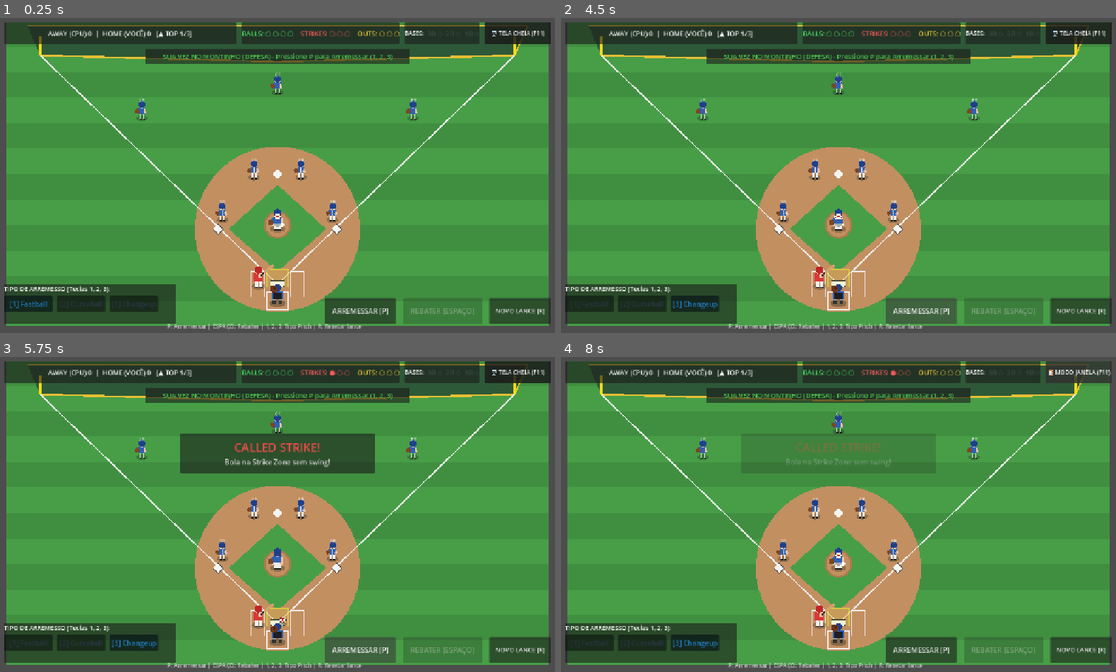
Above: before the commit, frames 1-4 (two rows, left to right).
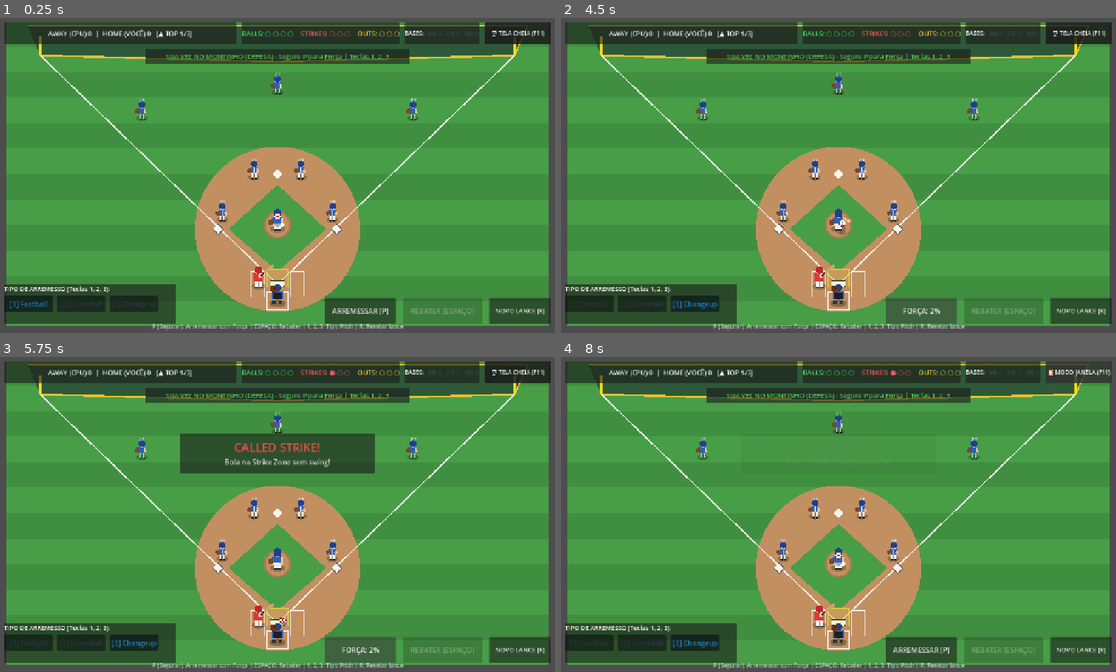
Above: after the commit, the same moments.

Repository: heliak23/jogo-baseball
Game: Godot game, scene res://scenes/game/main.tscn
The game is run twice, just before and just after one commit, with the same random seed, the same clock (stepped at 60 frames per second) and the same inputs.
Inputs:
- Up to frame 1 (0.25 s): no input
- Up to frame 2 (4.5 s): click "🖥️ TELA CHEIA (F11)" at 0.5 s; click "🪟 MODO JANELA (F11)" at 1.25 s; click "[1] Fastball" at 2 s; click "[2] Curveball" at 2.75 s; click "[3] Changeup" at 3.5 s; click "ARREMESSAR [P]" at 4.25 s
- Up to frame 3 (5.75 s): click "ARREMESSAR [P]" (after the commit: "FORÇA: 2%") at 5 s
- Up to frame 4 (8 s): click "REBATER [ESPAÇO]" at 5.75 s; click "NOVO LANCE [R]" at 6.5 s; click "🖥️ TELA CHEIA (F11)" at 7.25 s

The runs differ from the first frame. In frame 1, 0.8% of the frame differs, in the area x 27-73%, y 11-99%; in frame 2, 1.0%; in frame 3, 0.9%; in frame 4, 1.0%.

Commit message:
feat: implement core gameplay manager, pitching mechanics, and testing suite for baseball game

Diff:
--- a/scenes/ui/hud.tscn
+++ b/scenes/ui/hud.tscn
@@ -243,7 +243,7 @@
 grow_vertical = 0
 theme_override_colors/font_color = Color(0.9, 0.9, 0.9, 0.75)
 theme_override_font_sizes/font_size = 13
-text = "P: Arremessar | ESPAÇO: Rebater | 1, 2, 3: Tipo Pitch | R: Resetar lance"
+text = "P (Segurar): Arremessar com Força | ESPAÇO: Rebater | 1, 2, 3: Tipo Pitch | R: Resetar lance"
 
 [node name="GameOverPanel" type="PanelContainer" parent="."]
 visible = false
--- a/scripts/ball/ball.gd
+++ b/scripts/ball/ball.gd
@@ -36,7 +36,19 @@
 var pitch_timer: float = 0.0
 var pitch_type: PitchType = PitchType.FASTBALL
 var pitch_curve_strength: float = 0.0
+var pitch_speed: float = 0.0
 var crossed_plate: bool = false
+
+# Propriedade de velocidade calculada para compatibilidade de testes e leituras
+var velocity: Vector2:
+	get:
+		if current_state == State.PITCHING:
+			var dir = (pitch_target - pitch_start).normalized()
+			var spd = pitch_start.distance_to(pitch_target) / maxf(pitch_duration, 0.01)
+			return dir * spd
+		elif current_state == State.HIT or current_state == State.GROUND_ROLL:
+			return velocity_ground
+		return Vector2.ZERO
 
 # Limites do campo para reflexão/quique
 var bounce_dampening: float = 0.50
@@ -57,12 +69,13 @@
 	velocity_ground = Vector2.ZERO
 	velocity_z = 0.0
 	pitch_timer = 0.0
+	pitch_speed = 0.0
 	crossed_plate = false
 	bounces_count = 0
 	position = ground_pos + Vector2(0, -height)
 	queue_redraw()
 
-func start_pitch(start_pos: Vector2, target_pos: Vector2, type: PitchType) -> void:
+func start_pitch(start_pos: Vector2, target_pos: Vector2, type: PitchType, speed_param: float = 0.0) -> void:
 	current_state = State.PITCHING
 	ground_pos = start_pos
 	pitch_start = start_pos
@@ -71,16 +84,27 @@
 	pitch_timer = 0.0
 	crossed_plate = false
 	height = 24.0 # Altura de lançamento das mãos do pitcher
+	pitch_speed = speed_param
+
+	var distance = start_pos.distance_to(target_pos)
+	if pitch_speed > 0.0:
+		# Duração calculada estritamente pela velocidade do arremesso
+		pitch_duration = maxf(distance / pitch_speed, 0.22)
+	else:
+		match pitch_type:
+			PitchType.FASTBALL:
+				pitch_duration = 0.46 # Rápida, direta
+			PitchType.CURVEBALL:
+				pitch_duration = 0.62 # Mais lenta com curva acentuada
+			PitchType.CHANGEUP:
+				pitch_duration = 0.72 # Bem mais lenta, quebra o timing
 
 	match pitch_type:
 		PitchType.FASTBALL:
-			pitch_duration = 0.46 # Rápida, direta
 			pitch_curve_strength = 0.0
 		PitchType.CURVEBALL:
-			pitch_duration = 0.62 # Mais lenta com curva acentuada
 			pitch_curve_strength = 48.0
 		PitchType.CHANGEUP:
-			pitch_duration = 0.72 # Bem mais lenta, quebra o timing
 			pitch_curve_strength = -18.0
 
 	position = ground_pos + Vector2(0, -height)
--- a/scripts/game/game_manager.gd
+++ b/scripts/game/game_manager.gd
@@ -127,35 +127,43 @@
 			_enter_game_over()
 
 func _unhandled_input(event: InputEvent) -> void:
-	if event is InputEventKey and event.pressed and not event.echo:
-		if event.keycode == KEY_R:
-			if current_state == MatchState.GAME_OVER:
-				start_new_match()
-			else:
-				reset_pitch_play()
-
-		# Controles de Pitch pelo PLAYER (somente quando estiver na DEFESA)
-		if is_top_inning and current_state == MatchState.AT_BAT:
-			match event.keycode:
-				KEY_1:
-					if pitcher: pitcher.set_pitch_type(1)
-				KEY_2:
-					if pitcher: pitcher.set_pitch_type(2)
-				KEY_3:
-					if pitcher: pitcher.set_pitch_type(3)
-				KEY_P:
-					_on_hud_pitch_pressed()
-
-		# Controle de Swing pelo PLAYER (somente quando estiver no ATAQUE)
-		if not is_top_inning and (current_state == MatchState.PITCH or current_state == MatchState.BALL_IN_PLAY):
-			if event.keycode == KEY_SPACE:
-				_on_hud_swing_pressed()
+	if event is InputEventKey:
+		if event.pressed and not event.echo:
+			if event.keycode == KEY_R:
+				if current_state == MatchState.GAME_OVER:
+					start_new_match()
+				else:
+					reset_pitch_play()
+
+			# Controles de Pitch pelo PLAYER (somente quando estiver na DEFESA)
+			if is_top_inning and current_state == MatchState.AT_BAT:
+				match event.keycode:
+					KEY_1:
+						if pitcher: pitcher.set_pitch_type(1)
+					KEY_2:
+						if pitcher: pitcher.set_pitch_type(2)
+					KEY_3:
+						if pitcher: pitcher.set_pitch_type(3)
+					KEY_P:
+						_on_hud_pitch_button_down()
+
+			# Controle de Swing pelo PLAYER (somente quando estiver no ATAQUE)
+			if not is_top_inning and (current_state == MatchState.PITCH or current_state == MatchState.BALL_IN_PLAY):
+				if event.keycode == KEY_SPACE:
+					_on_hud_swing_pressed()
+
+		elif not event.pressed:
+			# Soltura do botão P (just_released) dispara o arremesso carregado
+			if is_top_inning and event.keycode == KEY_P:
+				_on_hud_pitch_button_up()
 
 func _connect_signals() -> void:
 	if pitcher:
 		pitcher.pitch_started.connect(_on_pitch_started)
 		pitcher.pitch_released.connect(_on_pitch_released)
 		pitcher.pitch_type_changed.connect(_on_pitch_type_changed)
+		if pitcher.has_signal("charge_updated"):
+			pitcher.charge_updated.connect(_on_pitcher_charge_updated)
 
 	if batter:
 		batter.swing_started.connect(_on_batter_swing_started)
@@ -169,6 +177,10 @@
 
 	if hud:
 		hud.pitch_button_pressed.connect(_on_hud_pitch_pressed)
+		if hud.has_signal("pitch_button_down"):
+			hud.pitch_button_down.connect(_on_hud_pitch_button_down)
+		if hud.has_signal("pitch_button_up"):
+			hud.pitch_button_up.connect(_on_hud_pitch_button_up)
 		hud.swing_button_pressed.connect(_on_hud_swing_pressed)
 		hud.reset_button_pressed.connect(reset_pitch_play)
 		hud.pitch_selected.connect(_on_hud_pitch_selected)
@@ -208,6 +220,8 @@
 		ball.reset_to_pos(Vector2(640, 480))
 	if pitcher:
 		pitcher.reset_ready()
+		if "is_player_controlled" in pitcher:
+			pitcher.is_player_controlled = is_top_inning
 	if batter:
 		batter.reset_stance()
 	if defense_manager:
@@ -228,12 +242,12 @@
 	if current_state != MatchState.AT_BAT or is_top_inning:
 		return
 
-	# CPU escolhe o pitch de forma variada e arremessa
+	# 1. CPU escolhe o pitch de forma variada (1: Fastball, 2: Curveball, 3: Changeup)
 	var roll = randf()
 	var pitch_choice = 1 # Fastball
-	if roll < 0.50:
+	if roll < 0.48:
 		pitch_choice = 1 # Fastball
-	elif roll < 0.80:
+	elif roll < 0.78:
 		pitch_choice = 2 # Curveball
 	else:
 		pitch_choice = 3 # Changeup
@@ -241,15 +255,26 @@
 	if pitcher:
 		pitcher.set_pitch_type(pitch_choice)
 		set_state(MatchState.PITCH)
-		pitcher.throw_pitch()
-
-func _on_pitch_released(type: int, start_pos: Vector2, target_pos: Vector2) -> void:
+
+		# 2. CPU simula o "charge" de forma aleatória com variação realista de hold
+		var max_hold = pitcher.max_charge_time if "max_charge_time" in pitcher else 1.2
+		var cpu_hold_time = randf_range(0.12, max_hold)
+
+		pitcher.start_charging()
+
+		var charge_timer = get_tree().create_timer(cpu_hold_time)
+		charge_timer.timeout.connect(func():
+			if is_instance_valid(pitcher) and pitcher.current_state == Pitcher.State.CHARGING:
+				pitcher.release_pitch()
+		)
+
+func _on_pitch_released(type: int, start_pos: Vector2, target_pos: Vector2, speed: float = 0.0) -> void:
 	if ball:
-		ball.start_pitch(start_pos, target_pos, type)
+		ball.start_pitch(start_pos, target_pos, type, speed)
 
 	# Se for a CPU no ATAQUE (PLAYER no montinho arremessando), a CPU decide se vai rebater
 	if is_top_inning:
-		_plan_cpu_swing(type, target_pos)
+		_plan_cpu_swing(type, target_pos, speed)
 
 func _calculate_cpu_swing_probability(pitch_type: int, is_in_zone: bool = true) -> float:
 	var base_chance = cpu_swing_chance_strike if is_in_zone else cpu_swing_chance_ball
@@ -284,7 +309,7 @@
 
 	return clampf(prob, 0.05, 0.98)
 
-func _plan_cpu_swing(pitch_type: int, target_pos: Vector2) -> void:
+func _plan_cpu_swing(pitch_type: int, target_pos: Vector2, _pitch_speed: float = 0.0) -> void:
 	# 1. Avalia se o arremesso está na Strike Zone
 	var is_in_zone = Baseball.STRIKE_ZONE_RECT.has_point(target_pos)
 
@@ -294,10 +319,12 @@
 		# CPU decidiu NÃO rebater (Take Pitch) -> resultará em Called Strike ou Ball
 		return
 
-	# Tempo estimado do arremesso até o Home Plate
-	var pitch_duration = 0.46
-	if pitch_type == 2: pitch_duration = 0.62
-	elif pitch_type == 3: pitch_duration = 0.72
+	# Duração real do arremesso até o Home Plate (obtida da física da bola)
+	var pitch_duration = ball.pitch_duration if ball and ball.pitch_duration > 0.0 else 0.46
+	if pitch_duration <= 0.0:
+		pitch_duration = 0.46
+		if pitch_type == 2: pitch_duration = 0.62
+		elif pitch_type == 3: pitch_duration = 0.72
 
 	# Momento ideal do swing para contato perfeito (0.10s antes da bola cruzar o plate)
 	var ideal_swing_delay = maxf(pitch_duration - 0.10, 0.04)
@@ -416,8 +443,24 @@
 
 # --- DISPARO DE AÇÕES PELO PLAYER ---
 
+func _on_pitcher_charge_updated(power: float) -> void:
+	if hud and hud.has_method("update_charge_feedback"):
+		hud.update_charge_feedback(power)
+
+func _on_hud_pitch_button_down() -> void:
+	# O Player só arremessa quando estiver na DEFESA (TOP) e no estado AT_BAT
+	if is_top_inning and current_state == MatchState.AT_BAT and pitcher:
+		if pitcher.current_state == Pitcher.State.READY:
+			set_state(MatchState.PITCH)
+			pitcher.start_charging()
+
+func _on_hud_pitch_button_up() -> void:
+	if is_top_inning and current_state == MatchState.PITCH and pitcher:
+		if pitcher.current_state == Pitcher.State.CHARGING:
+			pitcher.release_pitch()
+
 func _on_hud_pitch_pressed() -> void:
-	# O Player só arremessa quando estiver na DEFESA (TOP)
+	# Fallback para toque simples
 	if is_top_inning and current_state == MatchState.AT_BAT and pitcher:
 		set_state(MatchState.PITCH)
 		pitcher.throw_pitch()
@@ -428,7 +471,7 @@
 		batter.start_swing()
 
 func _on_hud_pitch_selected(type: int) -> void:
-	if is_top_inning and pitcher and current_state == MatchState.AT_BAT:
+	if is_top_inning and pitcher and (current_state == MatchState.AT_BAT or current_state == MatchState.PITCH):
 		pitcher.set_pitch_type(type)
 
 func _on_pitch_type_changed(type: int) -> void:
--- a/scripts/players/pitcher.gd
+++ b/scripts/players/pitcher.gd
@@ -2,8 +2,9 @@
 extends Node2D
 
 signal pitch_started(pitch_type: int)
-signal pitch_released(pitch_type: int, start_pos: Vector2, target_pos: Vector2)
+signal pitch_released(pitch_type: int, start_pos: Vector2, target_pos: Vector2, speed: float)
 signal pitch_type_changed(pitch_type: int)
+signal charge_updated(power: float)
 
 enum PitchType {
 	FASTBALL = 1,
@@ -13,18 +14,46 @@
 
 enum State {
 	READY,
+	CHARGING,
 	WINDUP,
 	RELEASE,
 	COOLDOWN
 }
 
+@export_group("Pitching Speeds & Charge")
+## Tempo máximo em segundos para atingir 100% de força no arremesso
+@export_range(0.5, 3.0, 0.1) var max_charge_time: float = 1.2
+
+@export_subgroup("Fastball Speeds (px/s)")
+## Velocidade mínima da Fastball (ao dar apenas um toque rápido)
+@export var fastball_speed_min: float = 270.0
+## Velocidade máxima da Fastball (ao segurar até a carga máxima)
+@export var fastball_speed_max: float = 400.0
+
+@export_subgroup("Curveball Speeds (px/s)")
+## Velocidade mínima da Curveball (ao dar apenas um toque rápido)
+@export var curveball_speed_min: float = 200.0
+## Velocidade máxima da Curveball (ao segurar até a carga máxima)
+@export var curveball_speed_max: float = 290.0
+
+@export_subgroup("Changeup Speeds (px/s)")
+## Velocidade mínima do Changeup (ao dar apenas um toque rápido)
+@export var changeup_speed_min: float = 140.0
+## Velocidade máxima do Changeup (ao segurar até a carga máxima)
+@export var changeup_speed_max: float = 210.0
+
+@export_group("Positions")
 @export var selected_pitch: PitchType = PitchType.FASTBALL
 @export var mound_position: Vector2 = Vector2(640, 480)
 @export var target_plate_position: Vector2 = Vector2(640, 620)
+@export var is_player_controlled: bool = true
 
 var current_state: State = State.READY
 var anim_timer: float = 0.0
 var arm_angle: float = 0.0
+var charge_timer: float = 0.0
+var current_charge_power: float = 0.0
+var cached_release_speed: float = 0.0
 
 # Cores do uniforme
 const COLOR_JERSEY = Color(0.18, 0.38, 0.72) # Azul do time
@@ -37,9 +66,10 @@
 	position = mound_position
 
 func _unhandled_input(event: InputEvent) -> void:
-	if current_state != State.READY:
-		return
-
+	if not is_player_controlled:
+		return
+
+	# 1. Seleção do Tipo de Arremesso (Teclas 1, 2, 3)
 	if event is InputEventKey and event.pressed and not event.echo:
 		match event.keycode:
 			KEY_1:
@@ -48,57 +78,121 @@
 				set_pitch_type(PitchType.CURVEBALL)
 			KEY_3:
 				set_pitch_type(PitchType.CHANGEUP)
-			KEY_P:
-				throw_pitch()
+
+	# 2. Mecânica de Força Hold to Pitch (Tecla P)
+	if event is InputEventKey and event.keycode == KEY_P:
+		if event.pressed and not event.echo:
+			if current_state == State.READY:
+				start_charging()
+		elif not event.pressed:
+			# just_released: solta o botão P para disparar o arremesso
+			if current_state == State.CHARGING:
+				release_pitch()
 
 func set_pitch_type(type: PitchType) -> void:
 	selected_pitch = type
 	pitch_type_changed.emit(int(selected_pitch))
 	queue_redraw()
 
+func get_speed_for_pitch(type: PitchType, power: float) -> float:
+	match type:
+		PitchType.FASTBALL:
+			return lerpf(fastball_speed_min, fastball_speed_max, power)
+		PitchType.CURVEBALL:
+			return lerpf(curveball_speed_min, curveball_speed_max, power)
+		PitchType.CHANGEUP:
+			return lerpf(changeup_speed_min, changeup_speed_max, power)
+		_:
+			return lerpf(fastball_speed_min, fastball_speed_max, power)
+
+func start_charging() -> void:
+	if current_state != State.READY:
+		return
+	current_state = State.CHARGING
+	charge_timer = 0.0
+	current_charge_power = 0.0
+	pitch_started.emit(int(selected_pitch))
+	charge_updated.emit(0.0)
+	queue_redraw()
+
+func release_pitch() -> void:
+	if current_state != State.CHARGING:
+		return
+	current_charge_power = clampf(charge_timer / max_charge_time, 0.0, 1.0)
+	cached_release_speed = get_speed_for_pitch(selected_pitch, current_charge_power)
+	current_state = State.RELEASE
+	anim_timer = 0.0
+	queue_redraw()
+
 func throw_pitch() -> void:
+	# Disparo direto (compatibilidade)
 	if current_state != State.READY:
 		return
-	current_state = State.WINDUP
-	anim_timer = 0.0
-	pitch_started.emit(int(selected_pitch))
+	start_charging()
+	release_pitch()
+
+func start_pitch(type: int = 1) -> void:
+	# Método compatível com testes automatizados
+	set_pitch_type(type as PitchType)
+	throw_pitch()
 
 func reset_ready() -> void:
 	current_state = State.READY
 	anim_timer = 0.0
 	arm_angle = 0.0
+	charge_timer = 0.0
+	current_charge_power = 0.0
+	cached_release_speed = 0.0
+	charge_updated.emit(0.0)
 	queue_redraw()
 
 func _process(delta: float) -> void:
 	match current_state:
+		State.CHARGING:
+			charge_timer += delta
+			current_charge_power = clampf(charge_timer / max_charge_time, 0.0, 1.0)
+			charge_updated.emit(current_charge_power)
+
+			# O braço recua para trás preparando o lançamento de acordo com a força
+			arm_angle = lerpf(0.0, -PI * 0.75, current_charge_power)
+
+			# Efeito de tremor sutil quando atinge carga máxima (100%)
+			if current_charge_power >= 1.0:
+				arm_angle += sin(charge_timer * 35.0) * 0.04
+
+			queue_redraw()
+
 		State.WINDUP:
+			# Compatibilidade se entrar em WINDUP direto
 			anim_timer += delta
 			arm_angle = lerpf(0.0, -PI * 0.75, anim_timer / 0.25)
 			if anim_timer >= 0.25:
+				current_charge_power = 0.5
+				cached_release_speed = get_speed_for_pitch(selected_pitch, current_charge_power)
 				current_state = State.RELEASE
 				anim_timer = 0.0
 			queue_redraw()
 
 		State.RELEASE:
 			anim_timer += delta
-			arm_angle = lerpf(-PI * 0.75, PI * 0.5, anim_timer / 0.12)
-			if anim_timer >= 0.06 and arm_angle >= 0.0:
-				# Ponto de soltura da bola
-				pass
-			if anim_timer >= 0.12:
-				# Dispara a bola
+			# Rotação veloz do braço para a frente
+			arm_angle = lerpf(-PI * 0.75, PI * 0.5, anim_timer / 0.10)
+
+			if anim_timer >= 0.10:
 				var release_pos = global_position + Vector2(10, 10)
 				# Variação leve no alvo para naturalidade
 				var variance = Vector2(randf_range(-14, 14), randf_range(-8, 8))
-				pitch_released.emit(int(selected_pitch), release_pos, target_plate_position + variance)
+				if cached_release_speed <= 0.0:
+					cached_release_speed = get_speed_for_pitch(selected_pitch, 0.5)
+				pitch_released.emit(int(selected_pitch), release_pos, target_plate_position + variance, cached_release_speed)
 				current_state = State.COOLDOWN
 				anim_timer = 0.0
 			queue_redraw()
 
 		State.COOLDOWN:
 			anim_timer += delta
-			arm_angle = lerpf(PI * 0.5, 0.0, anim_timer / 0.3)
-			if anim_timer >= 0.3:
+			arm_angle = lerpf(PI * 0.5, 0.0, anim_timer / 0.25)
+			if anim_timer >= 0.25:
 				arm_angle = 0.0
 			queue_redraw()
 
@@ -135,9 +229,39 @@
 	draw_line(shoulder, hand_pos, COLOR_SKIN, 5.0)
 	draw_circle(hand_pos, 4.0, COLOR_SKIN)
 
-	# Se estiver pronto para arremessar e com a bola na mão, desenha a bola na mão
-	if current_state == State.READY or (current_state == State.WINDUP and anim_timer < 0.2):
+	# Se estiver pronto para arremessar ou carregando, desenha a bola na mão
+	if current_state == State.READY or current_state == State.CHARGING or (current_state == State.WINDUP and anim_timer < 0.2):
 		draw_circle(hand_pos, 5.0, Color.WHITE)
+
+	# 7. Barra visual de Força (Charge Meter) sobre a cabeça do Pitcher
+	if current_state == State.CHARGING:
+		_draw_charge_meter()
+
+func _draw_charge_meter() -> void:
+	var bar_width = 38.0
+	var bar_height = 6.0
+	var bar_pos = Vector2(-bar_width * 0.5, -44.0)
+
+	# Fundo da barra
+	draw_rect(Rect2(bar_pos.x - 1, bar_pos.y - 1, bar_width + 2, bar_height + 2), Color(0.08, 0.1, 0.14, 0.85))
+	draw_rect(Rect2(bar_pos.x, bar_pos.y, bar_width, bar_height), Color(0.2, 0.25, 0.3, 0.7))
+
+	# Cor gradiente de acordo com o nível de carga
+	var fill_width = bar_width * current_charge_power
+	var bar_color: Color
+	if current_charge_power < 0.5:
+		bar_color = Color(0.2, 0.85, 0.45).lerp(Color(0.95, 0.85, 0.2), current_charge_power * 2.0)
+	else:
+		bar_color = Color(0.95, 0.85, 0.2).lerp(Color(1.0, 0.25, 0.2), (current_charge_power - 0.5) * 2.0)
+
+	if fill_width > 0.0:
+		draw_rect(Rect2(bar_pos.x, bar_pos.y, fill_width, bar_height), bar_color)
+
+	# Borda / Realce quando 100% de carga atingida
+	if current_charge_power >= 1.0:
+		var pulse = (sin(charge_timer * 20.0) + 1.0) * 0.5
+		var glow_color = Color(1.0, 0.9, 0.3, 0.6 + pulse * 0.4)
+		draw_rect(Rect2(bar_pos.x - 2, bar_pos.y - 2, bar_width + 4, bar_height + 4), glow_color, false, 1.5)
 
 func draw_custom_ellipse(center: Vector2, radius_x: float, radius_y: float, color: Color) -> void:
 	var points = PackedVector2Array()
--- a/scripts/ui/hud.gd
+++ b/scripts/ui/hud.gd
@@ -2,6 +2,8 @@
 extends CanvasLayer
 
 signal pitch_button_pressed()
+signal pitch_button_down()
+signal pitch_button_up()
 signal swing_button_pressed()
 signal reset_button_pressed()
 signal pitch_selected(type: int)
@@ -58,6 +60,8 @@
 		btn_changeup.pressed.connect(func(): pitch_selected.emit(3))
 	if btn_pitch:
 		btn_pitch.pressed.connect(func(): pitch_button_pressed.emit())
+		btn_pitch.button_down.connect(func(): pitch_button_down.emit())
+		btn_pitch.button_up.connect(func(): pitch_button_up.emit())
 	if btn_swing:
 		btn_swing.pressed.connect(func(): swing_button_pressed.emit())
 	if btn_reset:
@@ -73,13 +77,25 @@
 	if is_player_batting:
 		turn_label.text = "SUA VEZ NO BASTÃO (ATAQUE) - Pressione ESPAÇO para Rebater"
 		turn_label.modulate = Color(1.0, 0.9, 0.25)
-		if btn_pitch: btn_pitch.modulate.a = 0.4
+		if btn_pitch:
+			btn_pitch.modulate.a = 0.4
+			btn_pitch.text = "ARREMESSAR [P]"
 		if btn_swing: btn_swing.modulate.a = 1.0
 	else:
-		turn_label.text = "SUA VEZ NO MONTINHO (DEFESA) - Pressione P para Arremessar (1, 2, 3)"
+		turn_label.text = "SUA VEZ NO MONTINHO (DEFESA) - Segure P para Força | Teclas 1, 2, 3"
 		turn_label.modulate = Color(0.3, 0.85, 1.0)
-		if btn_pitch: btn_pitch.modulate.a = 1.0
+		if btn_pitch:
+			btn_pitch.modulate.a = 1.0
+			btn_pitch.text = "ARREMESSAR [P]"
 		if btn_swing: btn_swing.modulate.a = 0.4
+
+func update_charge_feedback(power: float) -> void:
+	if not btn_pitch:
+		return
+	if power > 0.0:
+		btn_pitch.text = "FORÇA: %d%%" % int(power * 100.0)
+	else:
+		btn_pitch.text = "ARREMESSAR [P]"
 
 func update_display_mode_button(is_fullscreen: bool) -> void:
 	if btn_display_mode:
--- /dev/null
+++ b/test_pitching_mechanics.gd
@@ -0,0 +1,91 @@
+extends SceneTree
+
+func _init() -> void:
+	print("--- TESTANDO MECÂNICAS DE ARREMESSO (CHARGE, TIPOS E VELOCIDADES) ---")
+
+	var main_scene_res = load("res://scenes/game/main.tscn")
+	if not main_scene_res:
+		printerr("FALHA: Não foi possível carregar main.tscn")
+		quit(1)
+		return
+
+	var main = main_scene_res.instantiate()
+	root.add_child(main)
+
+	var pitcher = main.pitcher
+	var ball = main.ball
+
+	print("[1] Validando Variáveis Exportadas no Pitcher...")
+	assert(pitcher != null, "Pitcher deve existir na cena")
+	assert(pitcher.max_charge_time > 0.0, "max_charge_time deve ser maior que 0")
+	assert(pitcher.fastball_speed_min > 0.0 and pitcher.fastball_speed_max > pitcher.fastball_speed_min, "Fastball max deve ser maior que min")
+	assert(pitcher.curveball_speed_min > 0.0 and pitcher.curveball_speed_max > pitcher.curveball_speed_min, "Curveball max deve ser maior que min")
+	assert(pitcher.changeup_speed_min > 0.0 and pitcher.changeup_speed_max > pitcher.changeup_speed_min, "Changeup max deve ser maior que min")
+
+	print("  -> max_charge_time: ", pitcher.max_charge_time)
+	print("  -> Fastball: [", pitcher.fastball_speed_min, ", ", pitcher.fastball_speed_max, "]")
+	print("  -> Curveball: [", pitcher.curveball_speed_min, ", ", pitcher.curveball_speed_max, "]")
+	print("  -> Changeup: [", pitcher.changeup_speed_min, ", ", pitcher.changeup_speed_max, "]")
+	print("  [OK] Variáveis exportadas validadas com sucesso!")
+
+	print("[2] Validando Seleção dos Tipos de Arremesso (1, 2, 3)...")
+	pitcher.set_pitch_type(pitcher.PitchType.FASTBALL)
+	assert(pitcher.selected_pitch == pitcher.PitchType.FASTBALL, "Deve ser FASTBALL")
+	pitcher.set_pitch_type(pitcher.PitchType.CURVEBALL)
+	assert(pitcher.selected_pitch == pitcher.PitchType.CURVEBALL, "Deve ser CURVEBALL")
+	pitcher.set_pitch_type(pitcher.PitchType.CHANGEUP)
+	assert(pitcher.selected_pitch == pitcher.PitchType.CHANGEUP, "Deve ser CHANGEUP")
+	print("  [OK] Seleção de tipos 1, 2 e 3 validada com sucesso!")
+
+	print("[3] Validando Cálculo de Velocidade e Mecânica de Charge...")
+	# 3.1 Fastball carga mínima (toque rápido = power 0.0)
+	var spd_fb_min = pitcher.get_speed_for_pitch(pitcher.PitchType.FASTBALL, 0.0)
+	assert(abs(spd_fb_min - pitcher.fastball_speed_min) < 0.01, "Carga 0 deve retornar fastball_speed_min")
+
+	# 3.2 Fastball carga máxima (hold total = power 1.0)
+	var spd_fb_max = pitcher.get_speed_for_pitch(pitcher.PitchType.FASTBALL, 1.0)
+	assert(abs(spd_fb_max - pitcher.fastball_speed_max) < 0.01, "Carga 1.0 deve retornar fastball_speed_max")
+
+	# 3.3 Curveball carga intermediária (power 0.5)
+	var spd_cb_mid = pitcher.get_speed_for_pitch(pitcher.PitchType.CURVEBALL, 0.5)
+	var expected_cb_mid = lerpf(pitcher.curveball_speed_min, pitcher.curveball_speed_max, 0.5)
+	assert(abs(spd_cb_mid - expected_cb_mid) < 0.01, "Carga 0.5 deve retornar média linear")
+
+	# 3.4 Changeup carga máxima
+	var spd_ch_max = pitcher.get_speed_for_pitch(pitcher.PitchType.CHANGEUP, 1.0)
+	assert(abs(spd_ch_max - pitcher.changeup_speed_max) < 0.01, "Carga 1.0 deve retornar changeup_speed_max")
+	print("  -> Velocidade Fastball Min: ", spd_fb_min, " Max: ", spd_fb_max)
+	print("  -> Velocidade Curveball Mid: ", spd_cb_mid)
+	print("  -> Velocidade Changeup Max: ", spd_ch_max)
+	print("  [OK] Cálculo proporcional de velocidades validado!")
+
+	print("[4] Validando Disparo da Bola e Curvaturas Físicas...")
+	# 4.1 Fastball
+	ball.start_pitch(Vector2(640, 480), Vector2(640, 620), ball.PitchType.FASTBALL, spd_fb_max)
+	assert(ball.pitch_curve_strength == 0.0, "Fastball deve ter trajetória reta (curve_strength == 0)")
+	assert(ball.pitch_duration < 0.45, "Fastball no máximo deve ter duração menor que 0.45s")
+	print("  -> Fastball duração: ", ball.pitch_duration, " curva: ", ball.pitch_curve_strength)
+
+	# 4.2 Curveball
+	ball.start_pitch(Vector2(640, 480), Vector2(640, 620), ball.PitchType.CURVEBALL, spd_cb_mid)
+	assert(ball.pitch_curve_strength > 0.0, "Curveball deve ter curva positiva")
+	print("  -> Curveball duração: ", ball.pitch_duration, " curva: ", ball.pitch_curve_strength)
+
+	# 4.3 Changeup
+	ball.start_pitch(Vector2(640, 480), Vector2(640, 620), ball.PitchType.CHANGEUP, pitcher.changeup_speed_min)
+	assert(ball.pitch_curve_strength < 0.0, "Changeup deve ter leve curva negativa")
+	assert(ball.pitch_duration > 0.80, "Changeup com velocidade mínima deve demorar > 0.8s")
+	print("  -> Changeup duração: ", ball.pitch_duration, " curva: ", ball.pitch_curve_strength)
+	print("  [OK] Trajetórias e durações da bola validadas!")
+
+	print("[5] Validando Regra da CPU para Arremesso...")
+	# Forçar turno de ataque do Player para testar arremesso da CPU
+	main.is_top_inning = false
+	main.set_state(main.MatchState.AT_BAT)
+	pitcher.reset_ready()
+	main._on_cpu_auto_pitch()
+	assert(pitcher.current_state == pitcher.State.CHARGING, "CPU deve colocar o Pitcher em CHARGING")
+	print("  -> CPU iniciou charging com sucesso no arremesso!")
+
+	print("\n*** TODOS OS TESTES DE PITCHING PASSARAM COM SUCESSO! ***\n")
+	quit(0)
Not shown, added: test_pitching_mechanics.gd.uid
Not shown, added: stderr.log
Not shown, added: stdout.log
